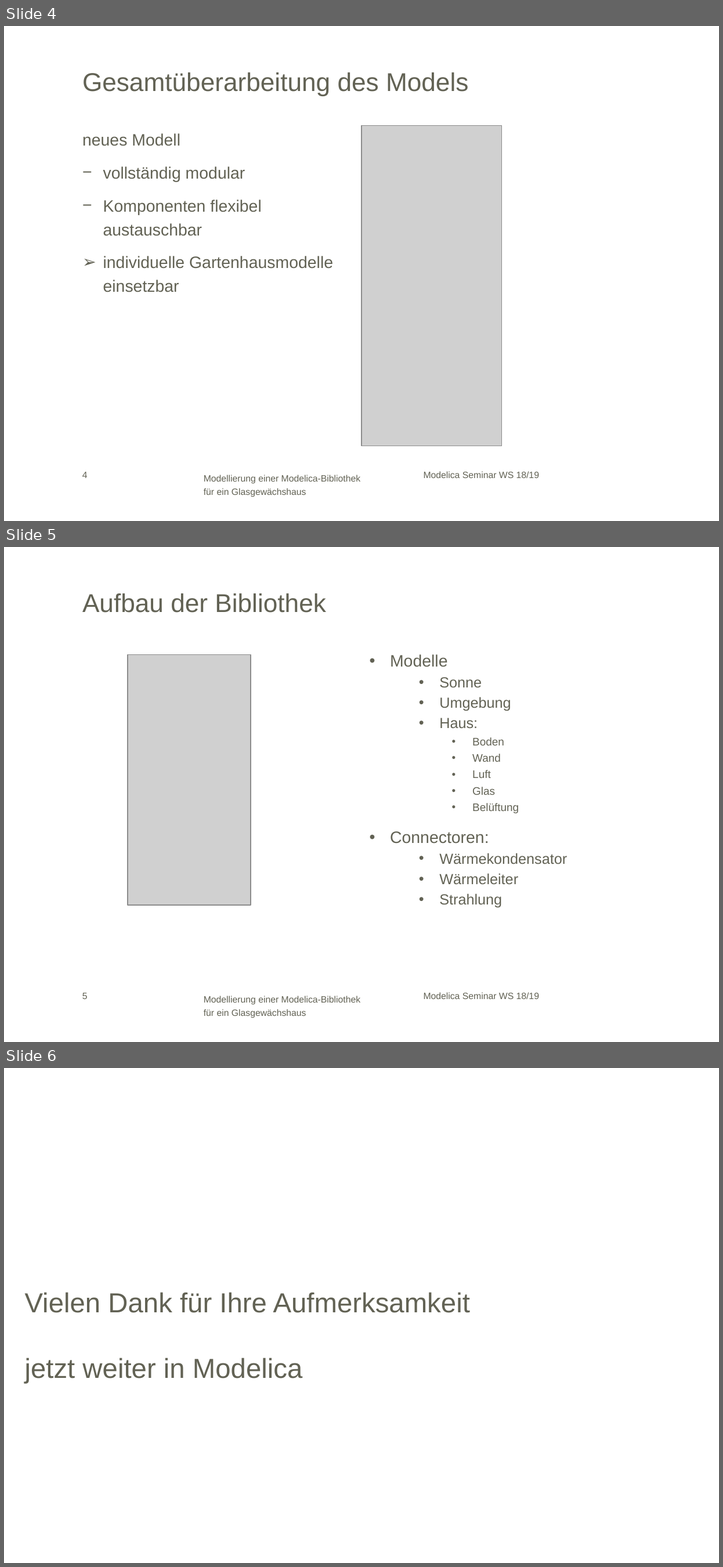
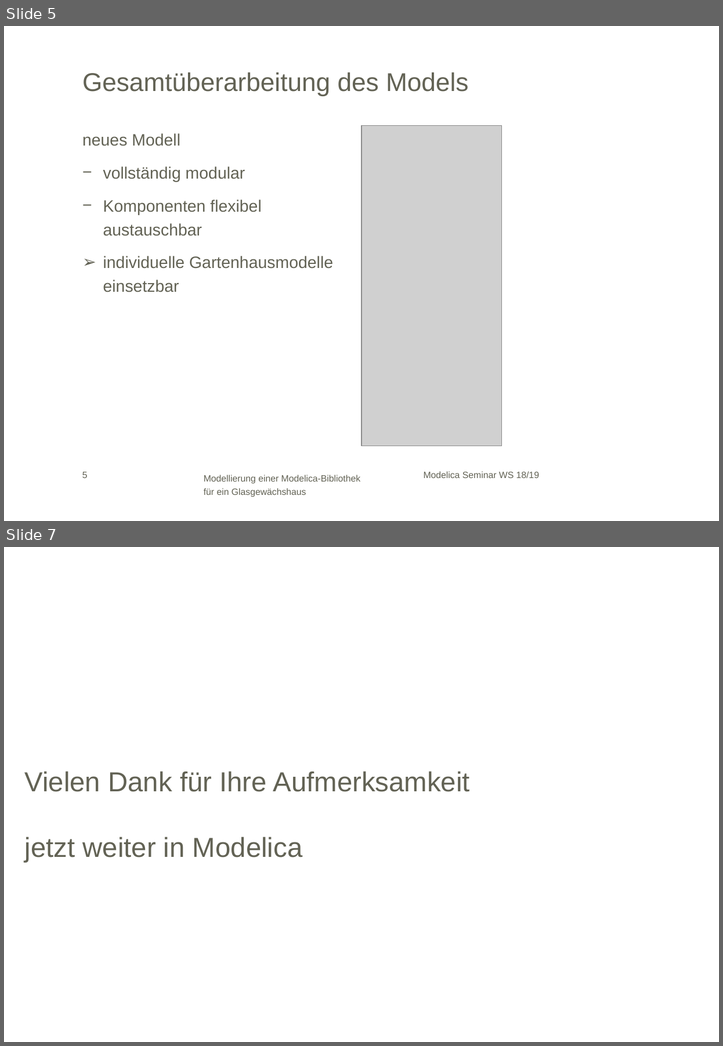
Before and after one commit to HeikoBielik/gewXhouse, a slide deck: Modelica WS 18_19_V3_edited_by_harry.pptx. Shown one above the other, each under a label of ours: slides 4, 5 and 6 before the commit, slides 5 and 7 after it; the slides between them are not shown. The pictures are 723x1567 and 723x1046 pixels, drawn with LibreOffice and Linux fonts; fonts in the diff are those of the drawing; grey boxes stand for pictures; background and template pictures are left out. Boxes give left, top, right and bottom in pixels: in the first picture for what was removed or moved away, otherwise in the second. Text is boxed around its words. In the diff, an @@ line names an element or a change of style, - is before the commit and + after.

```diff
--- a/Modelica WS 18_19_V3_edited_by_harry.pptx
+++ b/Modelica WS 18_19_V3_edited_by_harry.pptx
@@ slide 5 removed at [4, 547, 719, 1042], background #FFFFFF; not listed: 3 template elements that a slide beside it also shows @@
@@ title removed at [82, 593, 326, 613] @@
-Aufbau der Bibliothek
@@ picture removed at [128, 654, 250, 905] @@
@@ text removed at [390, 654, 567, 907] @@
-• Modelle
-  • Sonne
-  • Umgebung
-  • Haus:
-    • Boden
-    • Wand
-    • Luft
-    • Glas
-    • Belüftung
-• Connectoren:
-  • Wärmekondensator
-  • Wärmeleiter
-  • Strahlung
@@ what was slide 4 is now slide 5 @@
@@ page number at [82, 471, 88, 478]: text changed @@
-4
+5
@@ what was slide 6 is now slide 7 @@
```
Also in this commit, not shown: 2 slides added, 1 other file.
